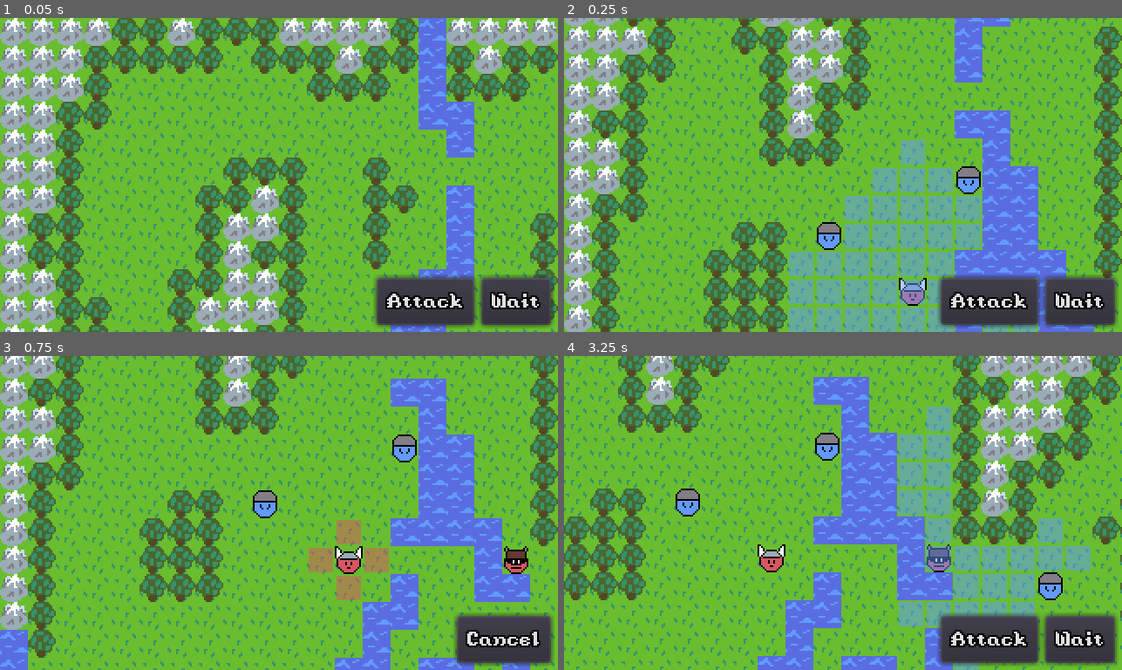
Above: before the commit, frames 1-4 (two rows, left to right).
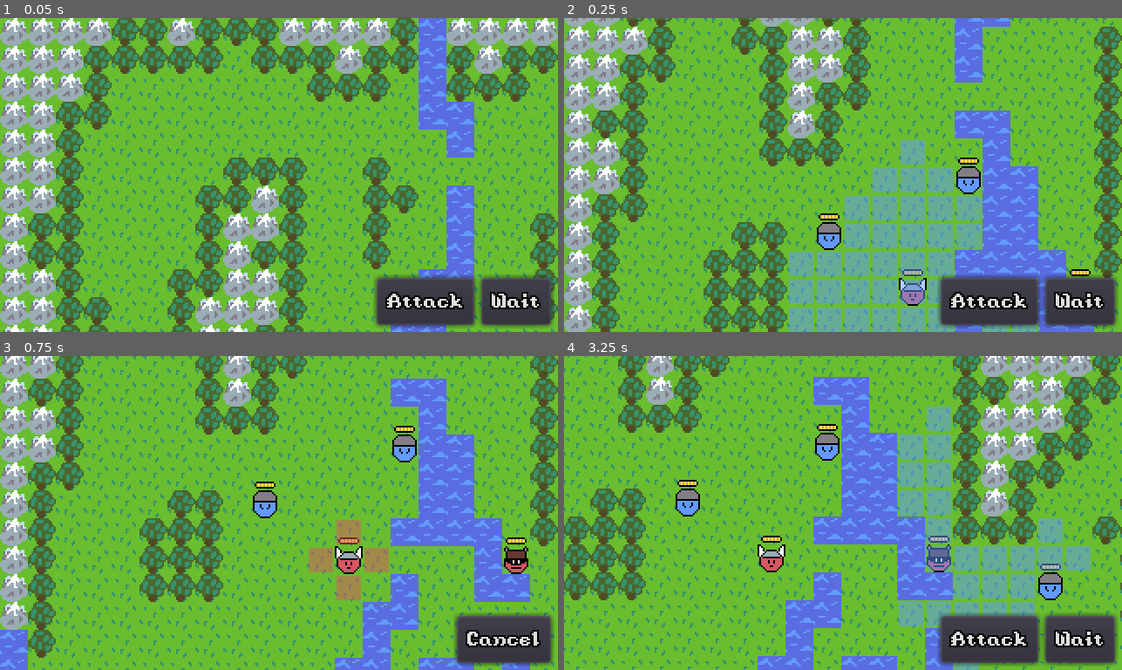
Above: after the commit, the same moments.

Repository: AaronWizard/LegendsOfMajesticSteel
Game: Godot game, scene res://src/game/Game.tscn
Same seed, same stepped clock (60 frames per second), same inputs: the game is played once before the commit and once after it.
Inputs (mouse positions are in pixels of both pictures, inside the frame that each line leads up to):
- Up to frame 1 (0.05 s): no input
- Up to frame 2 (0.25 s): no input
- Up to frame 3 (0.75 s): click "Attack" at 0.5 s
- Up to frame 4 (3.25 s): tap Enter at 1.25 s; move the mouse to (965, 497) at 1.27 s; click (965, 497) at 1.42 s; click "Cancel" at 2 s; click "Wait" at 2.75 s

Frame 1 is identical in both runs. In frame 2, 0.3% of the frame differs, in the area x 45-95%, y 44-83%; in frame 3, 0.3%; in frame 4, 0.4%, in the area x 20-90%, y 21-69%.

Commit message:
Actors have stamina bars. Attack power calculation logic.

Diff:
--- a/project.godot
+++ b/project.godot
@@ -53,6 +53,11 @@
 "class": "BreadthFirstSearch",
 "language": "GDScript",
 "path": "res://src/ai/BreadthFirstSearch.gd"
+}, {
+"base": "Reference",
+"class": "Constants",
+"language": "GDScript",
+"path": "res://src/game/Constants.gd"
 }, {
 "base": "Node",
 "class": "Controller",
@@ -134,6 +139,7 @@
 "BattleGUI": "",
 "BattleStats": "",
 "BreadthFirstSearch": "",
+"Constants": "",
 "Controller": "",
 "Directions": "",
 "GameCamera": "",
--- a/src/abilities/Attack.gd
+++ b/src/abilities/Attack.gd
@@ -41,6 +41,9 @@
 	yield(get_actor(), "animations_finished")
 
 	var target_actor := map.get_actor_on_cell(target)
-	target_actor.battle_stats.modify_stamina(-20)
+
+	var attack_power := Stats.get_attack_power(
+			get_actor().stats, target_actor.stats)
+	target_actor.battle_stats.modify_stamina(-attack_power)
 
 	emit_signal("finished")
--- a/src/actors/Actor.gd
+++ b/src/actors/Actor.gd
@@ -33,6 +33,8 @@
 
 onready var _center := $Center as Position2D
 onready var _offset := $Center/Offset as Position2D
+
+onready var _stamina_bar := $Center/Offset/Sprite/StaminaBar as StaminaBar
 
 onready var _anim := $AnimationPlayer as AnimationPlayer
 
@@ -114,3 +116,7 @@
 
 func _on_BattleStats_died() -> void:
 	emit_signal("died", self)
+
+
+func _on_BattleStats_stamina_changed(_old_stamina: int, new_stamina: int) -> void:
+	_stamina_bar.current = new_stamina
--- a/src/actors/Actor.tscn
+++ b/src/actors/Actor.tscn
@@ -13,6 +13,7 @@
 [ext_resource path="res://resources/animations/actor_attack_west.tres" type="Animation" id=11]
 [ext_resource path="res://resources/animations/actor_attack_north.tres" type="Animation" id=12]
 [ext_resource path="res://resources/animations/actor_attack_south.tres" type="Animation" id=13]
+[ext_resource path="res://src/ui/StaminaBar.tscn" type="PackedScene" id=14]
 
 [node name="Actor" type="Node2D"]
 script = ExtResource( 1 )
@@ -29,6 +30,9 @@
 }
 
 [node name="Sprite" type="Sprite" parent="Center/Offset"]
+
+[node name="StaminaBar" parent="Center/Offset/Sprite" instance=ExtResource( 14 )]
+position = Vector2( 0, -9 )
 
 [node name="RemoteTransform2D" type="RemoteTransform2D" parent="Center/Offset"]
 position = Vector2( -8, -8 )
@@ -58,4 +62,5 @@
 anims/actor_move_south = ExtResource( 8 )
 anims/actor_move_west = ExtResource( 9 )
 [connection signal="died" from="BattleStats" to="." method="_on_BattleStats_died"]
+[connection signal="stamina_changed" from="BattleStats" to="." method="_on_BattleStats_stamina_changed"]
 [connection signal="animation_finished" from="AnimationPlayer" to="." method="_on_AnimationPlayer_animation_finished"]
--- a/src/actors/BattleStats.gd
+++ b/src/actors/BattleStats.gd
@@ -12,9 +12,11 @@
 var is_alive: bool setget , get_is_alive
 var finished: bool setget , get_finished
 
+func start_battle() -> void:
+	stamina = MAX_STAMINA
+
 
 func start_turn() -> void:
-	stamina = MAX_STAMINA
 	did_ability = false
 
 
--- a/src/actors/Stats.gd
+++ b/src/actors/Stats.gd
@@ -2,3 +2,12 @@
 extends Node
 
 export var move: int = 4
+
+export var attack := 1
+export var defence := 1
+
+
+static func get_attack_power(attacker: Stats, defender: Stats) -> int:
+	var power := (float(attacker.attack) / float(defender.defence * 4))
+	power = floor(power * Constants.MAX_STAMINA)
+	return int(power)
--- /dev/null
+++ b/src/game/Constants.gd
@@ -0,0 +1,3 @@
+class_name Constants
+
+const MAX_STAMINA := 20
--- a/src/game/TurnManager.gd
+++ b/src/game/TurnManager.gd
@@ -28,6 +28,10 @@
 	_map.connect("actor_removed", self, "_on_actor_removed")
 
 	_gui.current_map = map
+
+	for a in map.get_actors():
+		var actor := a as Actor
+		actor.battle_stats.start_battle()
 
 	_actors = map.get_actors()
 	_next_index = 0
--- a/src/ui/StaminaBar.gd
+++ b/src/ui/StaminaBar.gd
@@ -1,9 +1,7 @@
 class_name StaminaBar
 extends Node2D
 
-const MAX_STAMINA := 20
-
-export(int, 0, 20) var current := MAX_STAMINA setget set_current
+export(int, 0, 20) var current := Constants.MAX_STAMINA setget set_current
 export var modifier := 0 setget set_modifier
 
 onready var _cells := $Cells as Node
@@ -38,13 +36,15 @@
 	if _healing:
 		if modifier > 0:
 			var min_value := current
-			var max_value := int(min(current + modifier, MAX_STAMINA))
+			var max_value := int(min(
+					current + modifier, Constants.MAX_STAMINA))
 			_update_modifier_cells(_healing, min_value, max_value)
 		else:
 			_healing.visible = false
 
 
-func _update_modifier_cells(modifier_cells: Node2D, min_value: int, max_value: int) -> void:
+func _update_modifier_cells(modifier_cells: Node2D,
+		min_value: int, max_value: int) -> void:
 	modifier_cells.visible = true
 
 	for c in modifier_cells.get_children():
Not shown: 1 places in src/actors/Actor.tscn that only renumber resources
